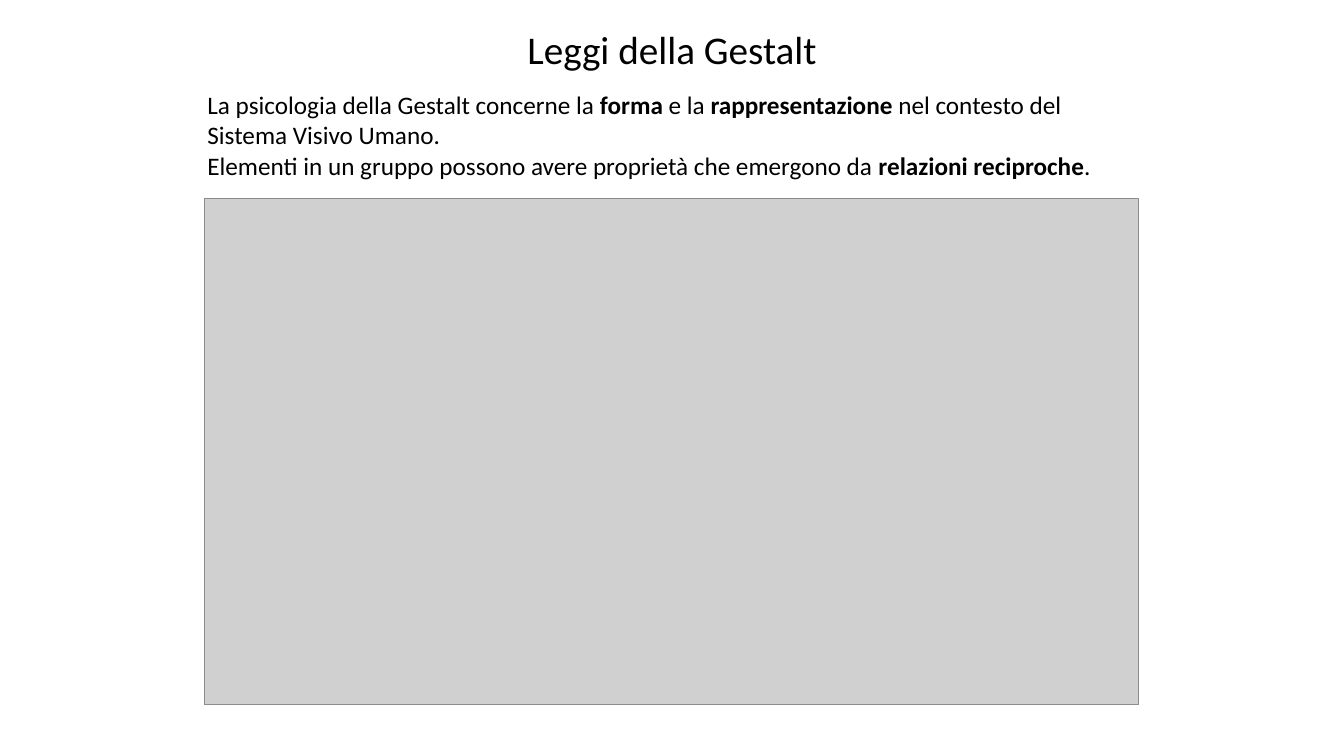
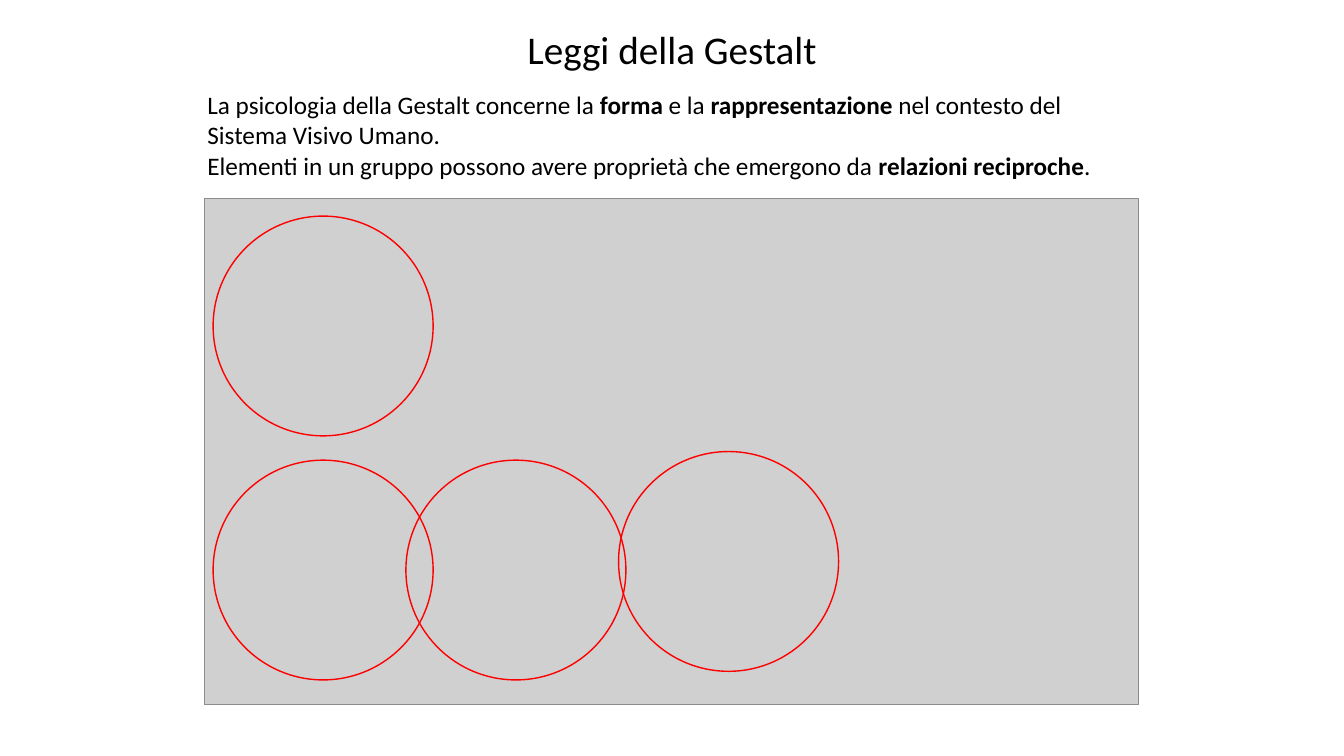
Before and after one commit to Teolul/Dot_Patterns_Perceptual_Grouping_RDG_vs_K-means, a slide deck: slide 4 of presentation.pptx. Drawn at 1344x756 pixels with LibreOffice and Linux fonts; fonts in the diff are those of the drawing; grey boxes stand for pictures; background and template pictures are left out. Boxes give left, top, right and bottom in pixels: in the first picture for what was removed or moved away, otherwise in the second. Text is boxed around its words. In the diff, an @@ line names an element or a change of style, - is before the commit and + after.

```diff
--- a/presentation.pptx
+++ b/presentation.pptx
@@ ellipse added at (213,216,433,436), outline #FF0000 1 pt @@
@@ ellipse added at (213,461,433,681), outline #FF0000 1 pt @@
@@ ellipse added at (406,461,626,681), outline #FF0000 1 pt @@
@@ ellipse added at (619,452,839,671), outline #FF0000 1 pt @@
```
Also in this commit, not shown: 1 other file.
